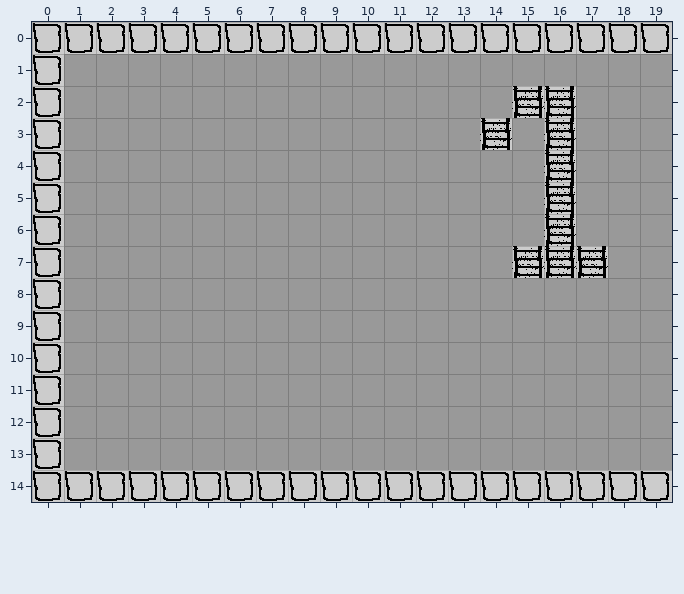
Two versions of a level (Tiled map (JSON), assets/maps/test_1_1.tmj). That is the earlier state.
Cells are 32x32 px. Shown: x 0..19, y 0..14. Tiles whose own drawing changed are shown in their newer look in all pictures.
The same view after the edit:
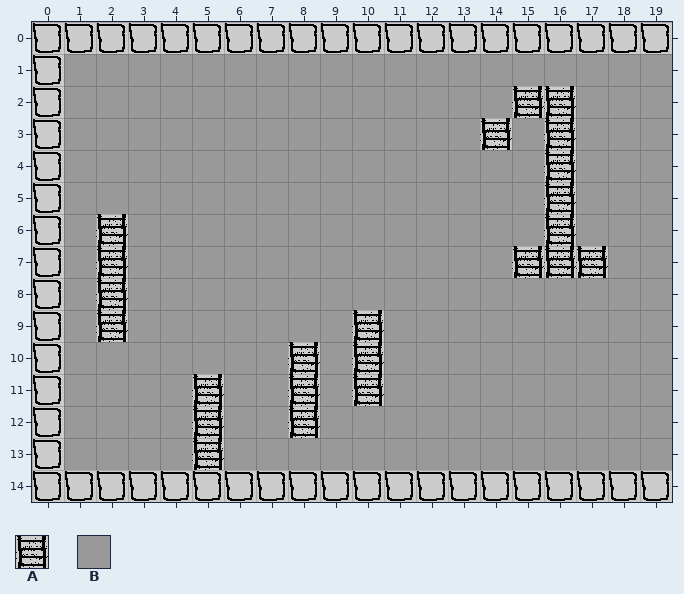
Key: from "test_tiles": A 1 "ladder", B 3 "air".
_ is an empty cell.
From the commit log: Started ladders. currently doesn't do anything except recognise when over a ladder
What changed:
{"where": "layer \"Tile Layer 1\""}
{"y":6,"x":2,"old":"B","new":"A"}
{"y":7,"x":2,"old":"B","new":"A"}
{"y":8,"x":2,"old":"B","new":"A"}
{"y":9,"x":2,"old":"B","new":"A"}
{"y":9,"x":10,"old":"B","new":"A"}
{"y":10,"x":8,"old":"B","new":"A"}
{"y":10,"x":10,"old":"B","new":"A"}
{"y":11,"x":5,"old":"B","new":"A"}
{"y":11,"x":8,"old":"B","new":"A"}
{"y":11,"x":10,"old":"B","new":"A"}
{"y":12,"x":5,"old":"B","new":"A"}
{"y":12,"x":8,"old":"B","new":"A"}
{"y":13,"x":5,"old":"B","new":"A"}
{"label":"changed","picture_box":[96,214,128,342]}
{"label":"changed","picture_box":[352,310,384,406]}
{"label":"changed","picture_box":[288,342,320,438]}
{"label":"changed","picture_box":[192,374,224,470]}
